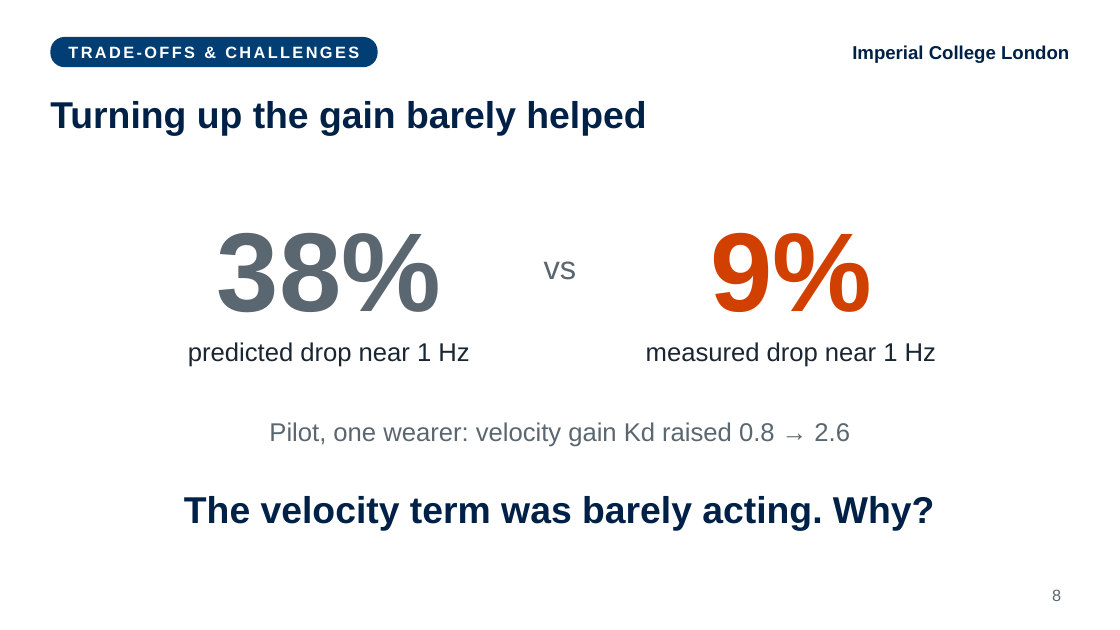
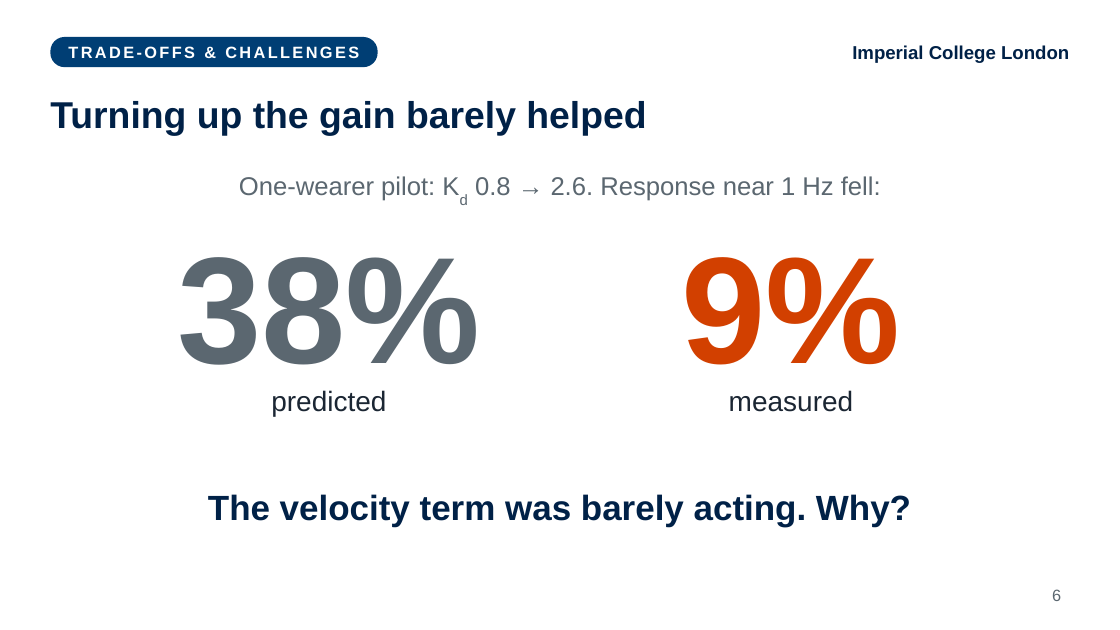
Before and after one commit to fechachris4/HumanSL_MAIN, a slide deck: slide 6 of presentation/World_Stable_Supernumerary_Effectors_Akabueze.pptx (slide 8 before the commit). Drawn at 1120x630 pixels with LibreOffice and Linux fonts; fonts in the diff are those of the drawing. Boxes give left, top, right and bottom in pixels: in the first picture for what was removed or moved away, otherwise in the second. Text is boxed around its words. In the diff, an @@ line names an element or a change of style, - is before the commit and + after.

```diff
--- a/presentation/World_Stable_Supernumerary_Effectors_Akabueze.pptx
+++ b/presentation/World_Stable_Supernumerary_Effectors_Akabueze.pptx
@@ text added at bbox=[239, 176, 881, 201], 22 pt, text #5B6770 @@
+One-wearer pilot: Kd 0.8 → 2.6. Response near 1 Hz fell:
@@ text "38%": place and size @@
-text "38%" at bbox=[217, 233, 441, 313]
+text "38%" at bbox=[177, 257, 480, 365]
@@ text "38%" at bbox=[177, 257, 480, 365]: size 96 to 130 pt @@
@@ text "9%" at bbox=[681, 257, 900, 365]: size 96 to 130 pt @@
@@ text "9%": place and size @@
-text "9%" at bbox=[710, 232, 872, 312]
+text "9%" at bbox=[681, 257, 900, 365]
@@ text removed at bbox=[544, 261, 577, 280] @@
-vs
@@ text at bbox=[271, 390, 386, 417]: text changed; size 22 to 24 pt @@
-predicted drop near 1 Hz
+predicted
@@ text at bbox=[729, 390, 854, 412]: text changed; size 22 to 24 pt @@
-measured drop near 1 Hz
+measured
@@ text removed at bbox=[269, 422, 850, 447] @@
-Pilot, one wearer: velocity gain Kd raised 0.8 → 2.6
@@ text "The velocity term was barely ..." at bbox=[208, 494, 911, 526]: size 32 to 30 pt @@
@@ page number at bbox=[1052, 589, 1061, 601]: text changed @@
-8
+6
```
Also in this commit, not shown: 7 other slides changed, 8 slides removed, 3 other files.
